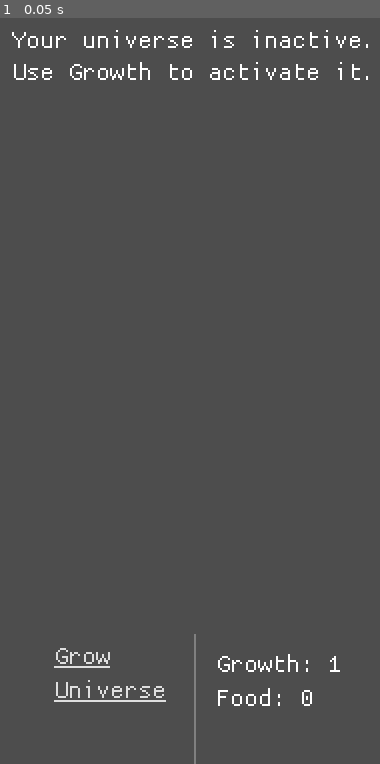
Above: before the commit, frame 1.
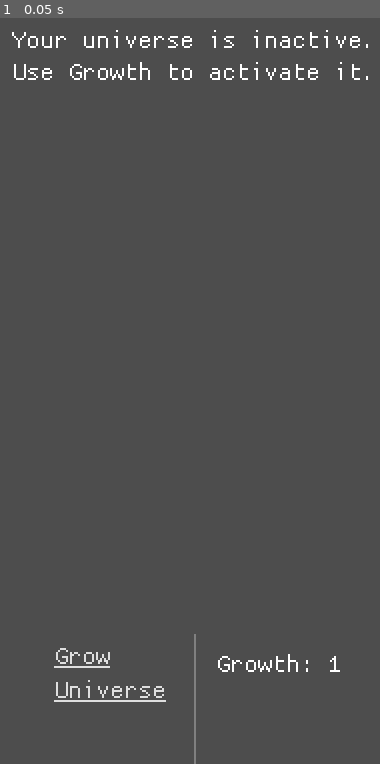
Above: after the commit, the same moment.

Repository: lancemgiles/Idle01
Game: Godot game, scene res://main.tscn
Same seed, same stepped clock (60 frames per second), same inputs: the game is played once before the commit and once after it.
Inputs:
- Up to frame 1 (0.05 s): no input

The runs differ from the first frame. In frame 1, 0.1% of the frame differs, in the area x 57-83%, y 89-93%.

Commit message:
finish episode 18

Diff:
--- a/main.tscn
+++ b/main.tscn
@@ -7,6 +7,7 @@
 [ext_resource type="Script" uid="uid://igcuj7x84yui" path="res://proto/handlers/handler_growth_upgrades.gd" id="4_lquwl"]
 [ext_resource type="Script" uid="uid://bdbawydmb1dac" path="res://proto/handlers/handler_food_generator.gd" id="6_7mycd"]
 [ext_resource type="Script" uid="uid://dsokkmf1hf431" path="res://proto/handlers/handler_drinks.gd" id="7_272bh"]
+[ext_resource type="Script" uid="uid://dlb4sx81frgoj" path="res://proto/handlers/handler_refined_food.gd" id="8_5vw27"]
 
 [node name="Main" type="Node"]
 script = ExtResource("1_ig7tw")
@@ -36,6 +37,9 @@
 [node name="Timer" type="Timer" parent="Handlers/Drinks"]
 autostart = true
 
+[node name="RefinedFood" type="Node" parent="Handlers"]
+script = ExtResource("8_5vw27")
+
 [node name="SaveTimer" type="Timer" parent="."]
 wait_time = 5.0
 autostart = true
--- a/proto/abstracts/drinks.gd
+++ b/proto/abstracts/drinks.gd
@@ -11,14 +11,62 @@
 var data_index := -1
 ## Amount of food inside the drink.
 var food := 0
-## Amount of food consumed per second by the drink every second.
-var food_consumed := 0
+## Amount of food attracted to the drink per second.
+var attraction_value := 1
+## Amount of refined food inside the drink.
+var refined_food := 0
+## Amount of refined food being released.
+var release_value := 1
 
 ## Tries to consume food.
-func _on_consume_food() -> void:
-	var error : Error = HandlerFood.ref.consume_food(food_consumed)
+func attract_food() -> void:
+	var error : Error = HandlerFood.ref.consume_food(attraction_value)
 	if error: return
 
-	food += food_consumed
+	food += attraction_value
 	Main.ref.data.drinks[data_index].food = food
 	composition_updated.emit()
+
+
+func refine_food() -> void:
+	if food >= 25:
+		var error : Error = consume_food(3)
+		if error: return
+
+		var refined_food_to_create := 2
+		refined_food += refined_food_to_create
+		Main.ref.data.universe.refined_food += refined_food_to_create
+		Main.ref.data.drinks[data_index].refined_food = refined_food
+
+
+func consume_food(quantity : int) -> Error:
+	if food >= quantity:
+		food -= quantity
+		Main.ref.data.drinks[data_index].food = food
+		return Error.OK
+	return Error.FAILED
+
+func consume_refined_food(quantity : int) -> Error:
+	if refined_food >= quantity:
+		refined_food -= quantity
+		Main.ref.data.drinks[data_index].refined_food = refined_food
+		composition_updated.emit()
+		return Error.OK
+
+	return Error.FAILED
+
+func release_refined_food() -> void:
+	var quantity := -1
+	if release_value > refined_food:
+		quantity = refined_food
+	else:
+		quantity = release_value
+	var error : Error = consume_refined_food(quantity)
+	if error:
+		return
+	HandlerRefinedFood.ref.create_refined_food(quantity)
+
+func _on_drink_timer_timeout() -> void:
+	attract_food()
+	refine_food()
+	release_refined_food()
--- a/proto/data/data.gd
+++ b/proto/data/data.gd
@@ -2,6 +2,8 @@
 ## Contains data to save and load.
 
 @export var food := 0
+
+@export var refined_food := 0
 
 @export var growth := 1
 
--- a/proto/data/data_drink.gd
+++ b/proto/data/data_drink.gd
@@ -5,5 +5,9 @@
 @export var name : String
 ## Amount of food in the drink.
 @export var food : int
-## Amount of food consumed per second.
-@export var food_consumed : int
+## Amount of refined food in the drink
+@export var refined_food : int
+## Amount of food attracted per second.
+@export var attraction_value : int
+## Amount of refined food released per second
+@export var release_value : int
--- a/proto/data/data_universe.gd
+++ b/proto/data/data_universe.gd
@@ -6,3 +6,5 @@
 @export var growth := 0
 ## Progress towards the next growth creation milestone earned by gathering food.
 @export var food_milestone_progress := 0
+
+@export var refined_food := 0
--- a/proto/handlers/handler_drinks.gd
+++ b/proto/handlers/handler_drinks.gd
@@ -16,6 +16,13 @@
 
 var drinks : Array[Drinks] = []
 
+var max_drinks_count := 1
+
+var min_attraction_value := 1
+var max_attraction_value := 5
+var min_release_value := 1
+var max_release_value := 5
+
 func _ready() -> void:
 	load_drinks()
 
@@ -29,10 +36,12 @@
 		var new_drink : Drinks = Drinks.new()
 		new_drink.name = _drink.name
 		new_drink.food = _drink.food
-		new_drink.food_consumed = _drink.food_consumed
+		new_drink.refined_food = _drink.refined_food
+		new_drink.attraction_value = _drink.attraction_value
+		new_drink.release_value = _drink.release_value
 		new_drink.data = index
 
-		timer.timeout.connect(new_drink._on_consume_food)
+		timer.timeout.connect(new_drink._on_drink_timer_timeout)
 
 		drinks.append(new_drink)
 
@@ -40,21 +49,31 @@
 	return drinks
 
 
-func create_drink() -> void:
+func create_drink() -> Error:
+	if drinks.size() >= max_drinks_count:
+		return Error.FAILED
 	var new_drink : Drinks = Drinks.new()
 	new_drink.data_index = drinks.size()
-	timer.timeout.connect(new_drink._on_consume_food)
+
+	timer.timeout.connect(new_drink._on_drink_timer_timeout)
 	drinks.append(new_drink)
 
 	var data_drink : DataDrink = DataDrink.new()
 	data_drink.name = new_drink.given_name
 	data_drink.food = new_drink.food
-	data_drink.food_consumed = new_drink.food_consumed
+	data_drink.refined_food = new_drink.refined_food
+	data_drink.attraction_value = new_drink.attraction_value
+	data_drink.release_value = new_drink.release_value
 	Main.ref.data.drinks.append(data_drink)
 
 	drink_created.emit()
+	return Error.OK
 
 ## Change food consumption value for a single drink.
-func update_drink_consumption_value(index : int, value : int) -> void:
-	drinks[index].food_consumed = value
-	Main.ref.data.drinks[index].food_consumed = value
+func update_drink_attraction_value(index : int, value : int) -> void:
+	drinks[index].attraction_value = value
+	Main.ref.data.drinks[index].attraction_value = value
+
+func update_drink_release_value(index : int, value : int) -> void:
+	drinks[index].release_value = value
+	Main.ref.data.drinks[index].release_value = value
--- /dev/null
+++ b/proto/handlers/handler_refined_food.gd
@@ -0,0 +1,32 @@
+class_name HandlerRefinedFood extends Node
+
+## Singelton Reference
+static var ref : HandlerRefinedFood
+
+## Singleton check
+func _enter_tree() -> void:
+	if not ref:
+		ref = self
+	else: queue_free()
+
+signal refined_food_created(quantity : int)
+signal refined_food_consumed(quantity : int)
+
+## Returns current amount of food.
+func refined_food() -> int:
+	return Main.ref.data.refined_food
+
+## Gather an amount of food
+func create_refined_food(quantity: int) -> void:
+	Main.ref.data.refined_food += quantity
+
+	refined_food_created.emit(quantity)
+
+## Use an amount of food.
+func consume_refined_food(quantity: int) -> Error:
+	if quantity > Main.ref.data.refined_food:
+		return Error.FAILED
+	else:
+		Main.ref.data.refined_food -= quantity
+		refined_food_consumed.emit(quantity)
+	return Error.OK
--- a/proto/views/drinks/compo_drink.gd
+++ b/proto/views/drinks/compo_drink.gd
@@ -5,8 +5,10 @@
 @export var label_name : Label
 ## Reference to label displaying the composition of the drink.
 @export var label_composition : Label
-## Reference to the slider
-@export var consumption_slider : HSlider
+## Reference to the slider to controls how much food is consumed per second.
+@export var attraction_slider : HSlider
+## Reference to the silder that controls how much refined food is released.
+@export var release_slider : HSlider
 
 ## Reference to the Drink to display.
 var drink : Drinks
@@ -18,18 +20,32 @@
 func update_component() -> void:
 	update_label_name()
 	update_label_composition()
-	update_slider()
+	update_attraction_slider()
 
 func update_label_name() -> void:
 	label_name.text = drink.given_name
 
 func update_label_composition() -> void:
-	label_composition.text = "Food: %s" % drink.food
+	var text = "Food: %s" % drink.food
 
-func update_slider() -> void:
-	consumption_slider.max_value = 5
-	consumption_slider.value = drink.food_consumed
+	if drink.refined_food:
+		text += "\nRefined food: %s" % drink.refined_food
+	label_composition.text = text
+
+func update_attraction_slider() -> void:
+	attraction_slider.min_value = HandlerDrinks.ref.min_attraction_value
+	attraction_slider.max_value = HandlerDrinks.ref.max_attraction_value
+	attraction_slider.value = drink.attraction_value
+
+func update_release_slider() -> void:
+	release_slider.min_value = HandlerDrinks.ref.min_release_value
+	release_slider.max_value = HandlerDrinks.ref.max_release_value
+	release_slider.value = drink.release_value
 
 
-func _on_h_slider_value_changed(value: float) -> void:
-	HandlerDrinks.ref.update_drink_consumption_value(drink.data_index, int(value))
+func _on_attraction_slider_value_changed(value: float) -> void:
+	HandlerDrinks.ref.update_drink_attraction_value(drink.data_index, int(value))
+
+
+func _on_release_slider_value_changed(value: float) -> void:
+	HandlerDrinks.ref.update_drink_release_value(drink.data_index, int(value))
--- a/proto/views/drinks/drink.tscn
+++ b/proto/views/drinks/drink.tscn
@@ -1,8 +1,9 @@
-[gd_scene load_steps=2 format=3 uid="uid://h1fsuhih6e55"]
+[gd_scene load_steps=3 format=3 uid="uid://h1fsuhih6e55"]
 
 [ext_resource type="Script" uid="uid://cfpry2fu6ew31" path="res://proto/views/drinks/compo_drink.gd" id="1_k1jg8"]
+[ext_resource type="PackedScene" uid="uid://f4tiqnp8tflm" path="res://addons/mobile/signals_manager/signals_manager.tscn" id="2_08bd4"]
 
-[node name="Drinks" type="VBoxContainer" node_paths=PackedStringArray("label_name", "label_composition", "consumption_slider")]
+[node name="Drinks" type="VBoxContainer" node_paths=PackedStringArray("label_name", "label_composition", "attraction_slider", "release_slider")]
 anchors_preset = 15
 anchor_right = 1.0
 anchor_bottom = 1.0
@@ -11,7 +12,10 @@
 script = ExtResource("1_k1jg8")
 label_name = NodePath("DrinkName")
 label_composition = NodePath("Composition")
-consumption_slider = NodePath("MarginContainer2/HSlider")
+attraction_slider = NodePath("MarginContainer3/VBoxContainer/MarginContainer2/HBoxContainer/AttractionSlider")
+release_slider = NodePath("MarginContainer3/VBoxContainer/MarginContainer3/HBoxContainer/ReleaseSlider")
+metadata/signals_manager_path = "mobile_plugin_signals_manager"
+metadata/tooltip_on_mobile = false
 
 [node name="DrinkName" type="Label" parent="."]
 layout_mode = 2
@@ -23,6 +27,8 @@
 theme_override_constants/margin_top = 4
 theme_override_constants/margin_right = 4
 theme_override_constants/margin_bottom = 4
+metadata/signals_manager_path = "../mobile_plugin_signals_manager"
+metadata/tooltip_on_mobile = false
 
 [node name="HSeparator" type="HSeparator" parent="MarginContainer"]
 layout_mode = 2
@@ -30,17 +36,105 @@
 [node name="Composition" type="Label" parent="."]
 layout_mode = 2
 text = "Food: <nil>"
+metadata/signals_manager_path = "../mobile_plugin_signals_manager"
+metadata/tooltip_on_mobile = false
 
-[node name="MarginContainer2" type="MarginContainer" parent="."]
+[node name="MarginContainer3" type="MarginContainer" parent="."]
 layout_mode = 2
-theme_override_constants/margin_left = 4
+metadata/signals_manager_path = "../mobile_plugin_signals_manager"
+metadata/tooltip_on_mobile = false
+
+[node name="VBoxContainer" type="VBoxContainer" parent="MarginContainer3"]
+layout_mode = 2
+metadata/signals_manager_path = "../../mobile_plugin_signals_manager"
+metadata/tooltip_on_mobile = false
+
+[node name="Label" type="Label" parent="MarginContainer3/VBoxContainer"]
+layout_mode = 2
+text = "Consumption"
+horizontal_alignment = 1
+metadata/signals_manager_path = "../../../mobile_plugin_signals_manager"
+metadata/tooltip_on_mobile = false
+
+[node name="MarginContainer2" type="MarginContainer" parent="MarginContainer3/VBoxContainer"]
+layout_mode = 2
+theme_override_constants/margin_left = 8
 theme_override_constants/margin_top = 4
-theme_override_constants/margin_right = 4
+theme_override_constants/margin_right = 8
 theme_override_constants/margin_bottom = 4
+metadata/signals_manager_path = "../../../mobile_plugin_signals_manager"
+metadata/tooltip_on_mobile = false
 
-[node name="HSlider" type="HSlider" parent="MarginContainer2"]
+[node name="HBoxContainer" type="HBoxContainer" parent="MarginContainer3/VBoxContainer/MarginContainer2"]
 layout_mode = 2
+metadata/signals_manager_path = "../../mobile_plugin_signals_manager"
+metadata/tooltip_on_mobile = false
+
+[node name="Min" type="Label" parent="MarginContainer3/VBoxContainer/MarginContainer2/HBoxContainer"]
+layout_mode = 2
+text = "1"
+metadata/signals_manager_path = "../../../mobile_plugin_signals_manager"
+metadata/tooltip_on_mobile = false
+
+[node name="AttractionSlider" type="HSlider" parent="MarginContainer3/VBoxContainer/MarginContainer2/HBoxContainer"]
+layout_mode = 2
+size_flags_horizontal = 3
+min_value = 1.0
 max_value = 5.0
+value = 1.0
 scrollable = false
+metadata/signals_manager_path = "../../../../../mobile_plugin_signals_manager"
+metadata/tooltip_on_mobile = false
 
-[connection signal="value_changed" from="MarginContainer2/HSlider" to="." method="_on_h_slider_value_changed"]
+[node name="Max" type="Label" parent="MarginContainer3/VBoxContainer/MarginContainer2/HBoxContainer"]
+layout_mode = 2
+text = "5"
+metadata/signals_manager_path = "../../../mobile_plugin_signals_manager"
+metadata/tooltip_on_mobile = false
+
+[node name="Label2" type="Label" parent="MarginContainer3/VBoxContainer"]
+layout_mode = 2
+text = "Refined food release:"
+metadata/signals_manager_path = "../../../mobile_plugin_signals_manager"
+metadata/tooltip_on_mobile = false
+
+[node name="MarginContainer3" type="MarginContainer" parent="MarginContainer3/VBoxContainer"]
+layout_mode = 2
+theme_override_constants/margin_left = 8
+theme_override_constants/margin_top = 4
+theme_override_constants/margin_right = 8
+theme_override_constants/margin_bottom = 4
+metadata/signals_manager_path = "../../../mobile_plugin_signals_manager"
+metadata/tooltip_on_mobile = false
+
+[node name="HBoxContainer" type="HBoxContainer" parent="MarginContainer3/VBoxContainer/MarginContainer3"]
+layout_mode = 2
+metadata/signals_manager_path = "../../../../../mobile_plugin_signals_manager"
+metadata/tooltip_on_mobile = false
+
+[node name="Min" type="Label" parent="MarginContainer3/VBoxContainer/MarginContainer3/HBoxContainer"]
+layout_mode = 2
+text = "1"
+metadata/signals_manager_path = "../../../../../../mobile_plugin_signals_manager"
+metadata/tooltip_on_mobile = false
+
+[node name="ReleaseSlider" type="HSlider" parent="MarginContainer3/VBoxContainer/MarginContainer3/HBoxContainer"]
+layout_mode = 2
+size_flags_horizontal = 3
+min_value = 1.0
+max_value = 5.0
+value = 1.0
+scrollable = false
+metadata/signals_manager_path = "../../../../../mobile_plugin_signals_manager"
+metadata/tooltip_on_mobile = false
+
+[node name="Max" type="Label" parent="MarginContainer3/VBoxContainer/MarginContainer3/HBoxContainer"]
+layout_mode = 2
+text = "5"
+metadata/signals_manager_path = "../../../mobile_plugin_signals_manager"
+metadata/tooltip_on_mobile = false
+
+[node name="mobile_plugin_signals_manager" parent="." instance=ExtResource("2_08bd4")]
+
+[connection signal="value_changed" from="MarginContainer3/VBoxContainer/MarginContainer2/HBoxContainer/AttractionSlider" to="." method="_on_attraction_slider_value_changed"]
+[connection signal="value_changed" from="MarginContainer3/VBoxContainer/MarginContainer3/HBoxContainer/ReleaseSlider" to="." method="_on_release_slider_value_changed"]
--- a/proto/views/proto_grow_view.tscn
+++ b/proto/views/proto_grow_view.tscn
@@ -1,11 +1,10 @@
-[gd_scene load_steps=8 format=3 uid="uid://dv2jmda7j2v25"]
+[gd_scene load_steps=7 format=3 uid="uid://dv2jmda7j2v25"]
 
 [ext_resource type="Script" uid="uid://05ssfcumot16" path="res://proto/views/proto_grow_view.gd" id="1_hujf3"]
 [ext_resource type="PackedScene" uid="uid://cllakustggs0k" path="res://proto/upgrades/components/compo_upgrade.tscn" id="2_hweh3"]
 [ext_resource type="Texture2D" uid="uid://dgegaiqtmh0vv" path="res://proto/question_mark.png" id="3_cs1ix"]
 [ext_resource type="PackedScene" uid="uid://cmsq8brlwbnwt" path="res://ui/growth_progress_bar.tscn" id="3_e0jyx"]
 [ext_resource type="PackedScene" uid="uid://f4tiqnp8tflm" path="res://addons/mobile/signals_manager/signals_manager.tscn" id="5_p2ejp"]
-[ext_resource type="Script" uid="uid://bxgum42d6752l" path="res://addons/mobile/signals_manager/signals_manager.gd" id="6_yjtfj"]
 [ext_resource type="LabelSettings" uid="uid://dwb741slqxxk6" path="res://addons/mobile/themes/tooltip_font.tres" id="7_yjtfj"]
 
 [node name="ProtoGrowView" type="Control" node_paths=PackedStringArray("growth_up_area")]
@@ -77,9 +76,7 @@
 [node name="GrowthProgressBar" parent="MarginContainer/VBoxContainer" instance=ExtResource("3_e0jyx")]
 layout_mode = 2
 
-[node name="mobile_plugin_signals_manager" type="Node" parent="." instance=ExtResource("5_p2ejp")]
-editor_description = "The mobile plugin uses this node to store node connections. It is an internal node. If you delete this node, it will be recreated, but any connections you made through the mobile plugin will be lost. The node must be a direct child of the scene root and have the same name as found in \"mobile.gd\".CONNECTOR"
-script = ExtResource("6_yjtfj")
+[node name="mobile_plugin_signals_manager" parent="." instance=ExtResource("5_p2ejp")]
 metadata/tooltip_overrides = {
 "../MarginContainer/VBoxContainer/HBoxContainer/TextureRect": {
 "mobile/tooltip/configuration/display_on_single_touch": true,
@@ -87,7 +84,6 @@
 "mobile/tooltip/mobile/tooltip/display/font": ExtResource("7_yjtfj")
 }
 }
-metadata/help_bar_overrides = {}
 
 [connection signal="gui_input" from="MarginContainer/VBoxContainer/HBoxContainer/TextureRect" to="mobile_plugin_signals_manager" method="_on_tooltip_gui_input" binds= [{
 "requester": "../MarginContainer/VBoxContainer/HBoxContainer/TextureRect"
--- a/ui/UI.tscn
+++ b/ui/UI.tscn
@@ -6,6 +6,9 @@
 [ext_resource type="Script" uid="uid://dq5ivpjkswg0u" path="res://ui/drinks_link_button.gd" id="4_s15di"]
 [ext_resource type="PackedScene" uid="uid://bx6ayyw4msidm" path="res://proto/views/drinks/drinks_view.tscn" id="4_wf7rf"]
 [ext_resource type="PackedScene" uid="uid://dv2jmda7j2v25" path="res://proto/views/proto_grow_view.tscn" id="6_s15di"]
+[ext_resource type="PackedScene" uid="uid://f4tiqnp8tflm" path="res://addons/mobile/signals_manager/signals_manager.tscn" id="8_au5f4"]
+[ext_resource type="Script" uid="uid://bval16rs4m2wj" path="res://ui/refined_food_label.gd" id="8_mwp23"]
+[ext_resource type="Script" uid="uid://bxgum42d6752l" path="res://addons/mobile/signals_manager/signals_manager.gd" id="9_mwp23"]
 [ext_resource type="PackedScene" uid="uid://cniwho0o02e06" path="res://proto/views/universe/universe_view.tscn" id="11_1qfk0"]
 
 [node name="Ui" type="Control"]
@@ -18,6 +21,8 @@
 size_flags_horizontal = 3
 size_flags_vertical = 3
 script = ExtResource("1_hxwew")
+metadata/signals_manager_path = "mobile_plugin_signals_manager"
+metadata/tooltip_on_mobile = false
 
 [node name="VBoxContainer" type="VBoxContainer" parent="."]
 layout_mode = 1
@@ -130,6 +135,21 @@
 layout_mode = 2
 text = "food: x"
 script = ExtResource("2_u132g")
+metadata/signals_manager_path = "../../../../../../../mobile_plugin_signals_manager"
+metadata/tooltip_on_mobile = false
+
+[node name="RefinedFoodLabel" type="Label" parent="VBoxContainer/LeftPanel/HBoxContainer/Resources/MarginContainer/VBoxContainer"]
+layout_mode = 2
+text = "Refined: x"
+script = ExtResource("8_mwp23")
+metadata/signals_manager_path = "../../../../../../../mobile_plugin_signals_manager"
+metadata/tooltip_on_mobile = false
+
+[node name="mobile_plugin_signals_manager" type="Node" parent="." instance=ExtResource("8_au5f4")]
+editor_description = "The mobile plugin uses this node to store node connections. It is an internal node. If you delete this node, it will be recreated, but any connections you made through the mobile plugin will be lost. The node must be a direct child of the scene root and have the same name as found in \"mobile.gd\".CONNECTOR"
+script = ExtResource("9_mwp23")
+metadata/tooltip_overrides = {}
+metadata/help_bar_overrides = {}
 
 [connection signal="pressed" from="VBoxContainer/LeftPanel/HBoxContainer/Navigator/MarginContainer/VBoxContainer/ProtoGrow" to="." method="_on_proto_grow_pressed"]
 [connection signal="pressed" from="VBoxContainer/LeftPanel/HBoxContainer/Navigator/MarginContainer/VBoxContainer/UniverseLink" to="." method="_on_universe_link_pressed"]
--- a/ui/food_label.gd
+++ b/ui/food_label.gd
@@ -7,4 +7,7 @@
 	HandlerFood.ref.food_consumed.connect(update_label_text)
 
 func update_label_text(_quantity: int = -1) -> void:
-	text = "Food: %s" % HandlerFood.ref.food()
+	if HandlerFood.ref.food():
+		text = "Food: %s" % HandlerFood.ref.food()
+	else:
+		text = " "
--- /dev/null
+++ b/ui/refined_food_label.gd
@@ -0,0 +1,13 @@
+class_name RefinedFoodLabel extends Label
+## Displays current amount of food available.
+
+func _ready() -> void:
+	update_label_text()
+	HandlerRefinedFood.ref.refined_food_created.connect(update_label_text)
+	HandlerRefinedFood.ref.refined_food_consumed.connect(update_label_text)
+
+func update_label_text(_quantity: int = -1) -> void:
+	if HandlerRefinedFood.ref.refined_food():
+		text = "Refined: %s" % HandlerRefinedFood.ref.refined_food()
+	else:
+		text = " "
Not shown: 1 places in main.tscn that only renumber resources
Not shown, added: proto/handlers/handler_refined_food.gd.uid
Not shown: 1 places in ui/UI.tscn that only renumber resources
Not shown, added: ui/refined_food_label.gd.uid
